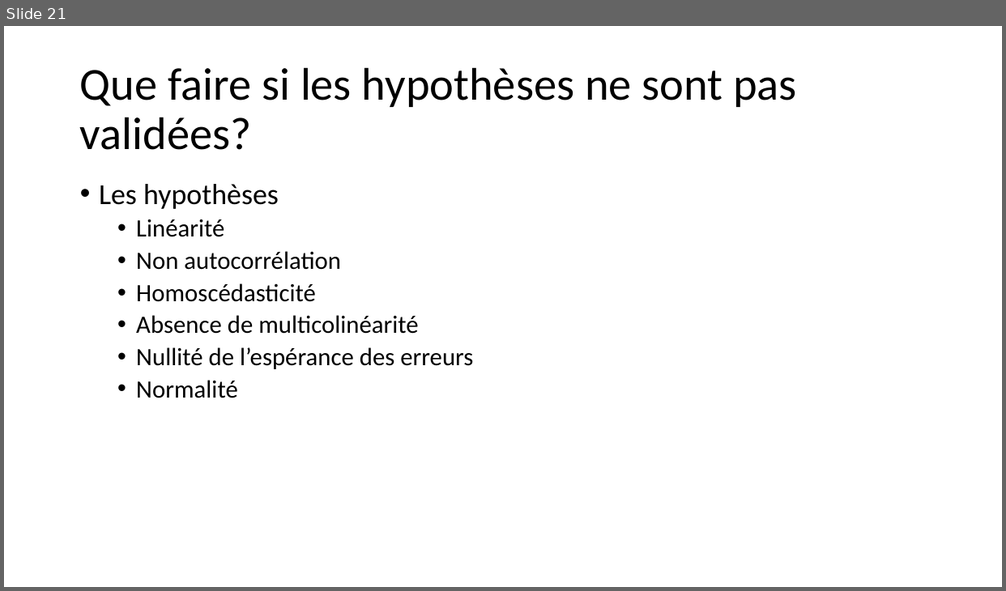
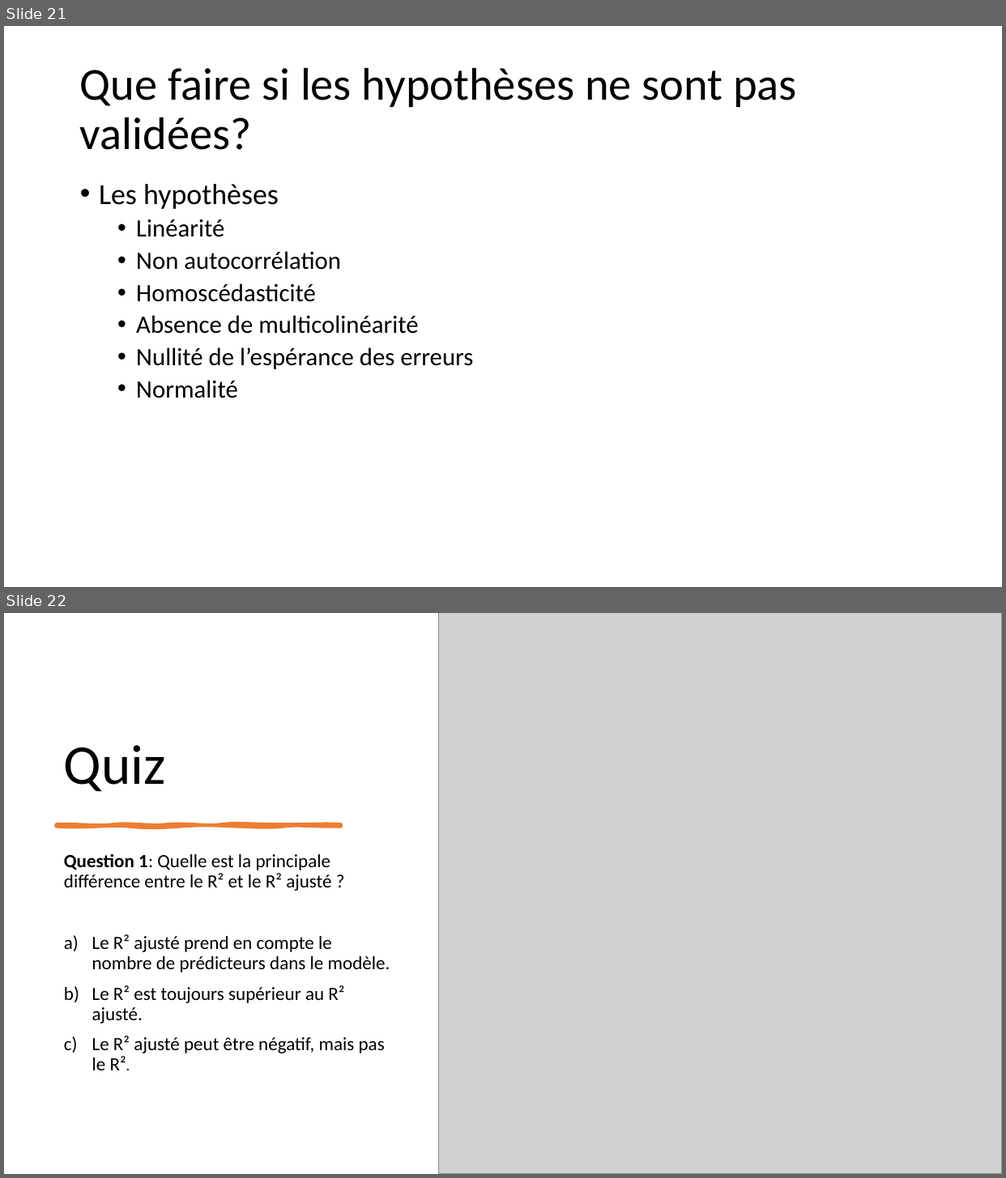
Before and after one commit to LeCoinStat/WAS, a slide deck: WAS18/WAS18_Regression_Linéaire_Dans_La_Pratique.pptx. Shown one above the other, each under a label of ours: slide 21 before the commit, slides 21 and 22 after it. The pictures are 1006x591 and 1006x1178 pixels, drawn with LibreOffice and Linux fonts; fonts in the diff are those of the drawing; grey boxes stand for pictures. Boxes give left, top, right and bottom in pixels: in the first picture for what was removed or moved away, otherwise in the second. Text is boxed around its words. In the diff, an @@ line names an element or a change of style, - is before the commit and + after.

```diff
--- a/WAS18/WAS18_Regression_Linéaire_Dans_La_Pratique.pptx
+++ b/WAS18/WAS18_Regression_Linéaire_Dans_La_Pratique.pptx
@@ slide 22 added at box(4, 613, 1002, 1174), background #FFFFFF @@
@@ picture added at box(439, 613, 1002, 1174) @@
@@ title added at box(64, 745, 166, 792), 54 pt, text #000000 @@
+Quiz
@@ freeform shape added at box(57, 825, 341, 826), fill #ED7D31, outline #ED7D31 3.5 pt @@
@@ text added at box(64, 854, 390, 1071), 18 pt, text #000000 @@
+Question 1: Quelle est la principale différence entre le R² et le R² ajusté ?
+a) Le R² ajusté prend en compte le nombre de prédicteurs dans le modèle.
+b) Le R² est toujours supérieur au R² ajusté.
+c) Le R² ajusté peut être négatif, mais pas le R².
```
Also in this commit, not shown: 1 slide changed, 1 other slide added.
